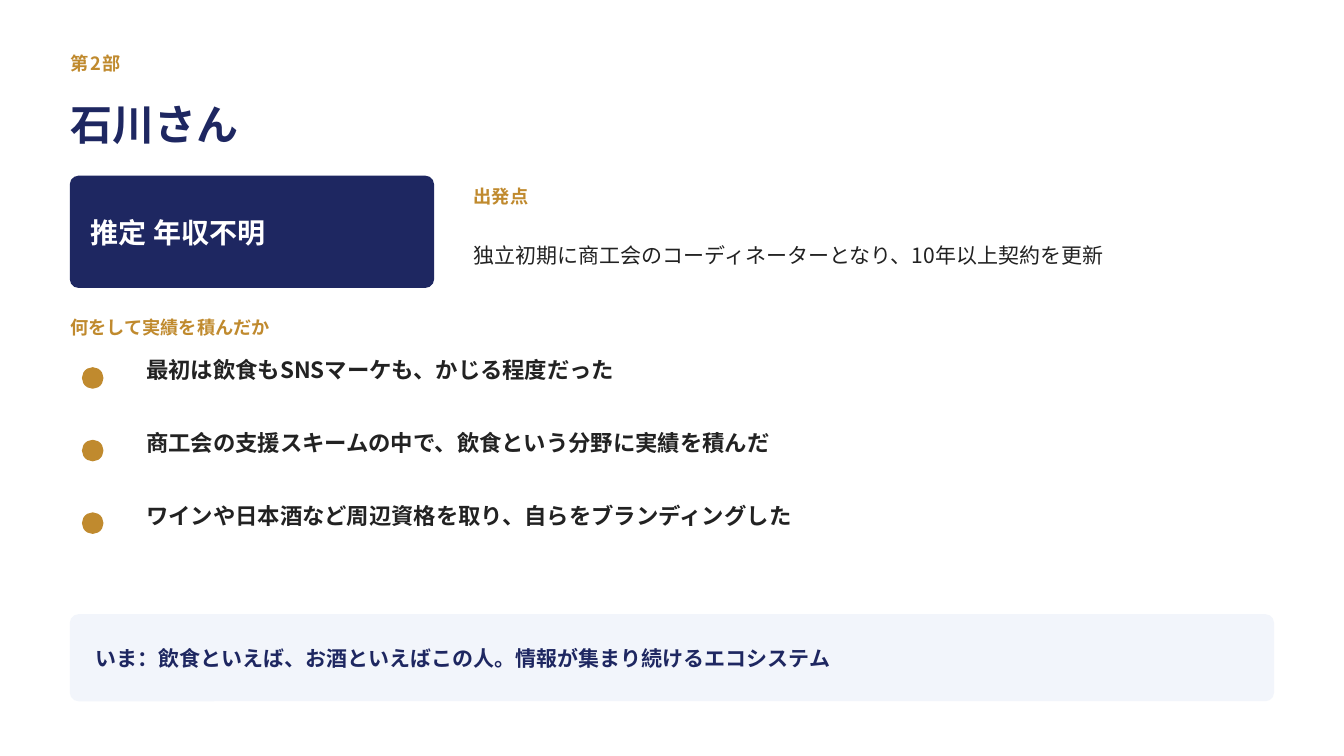
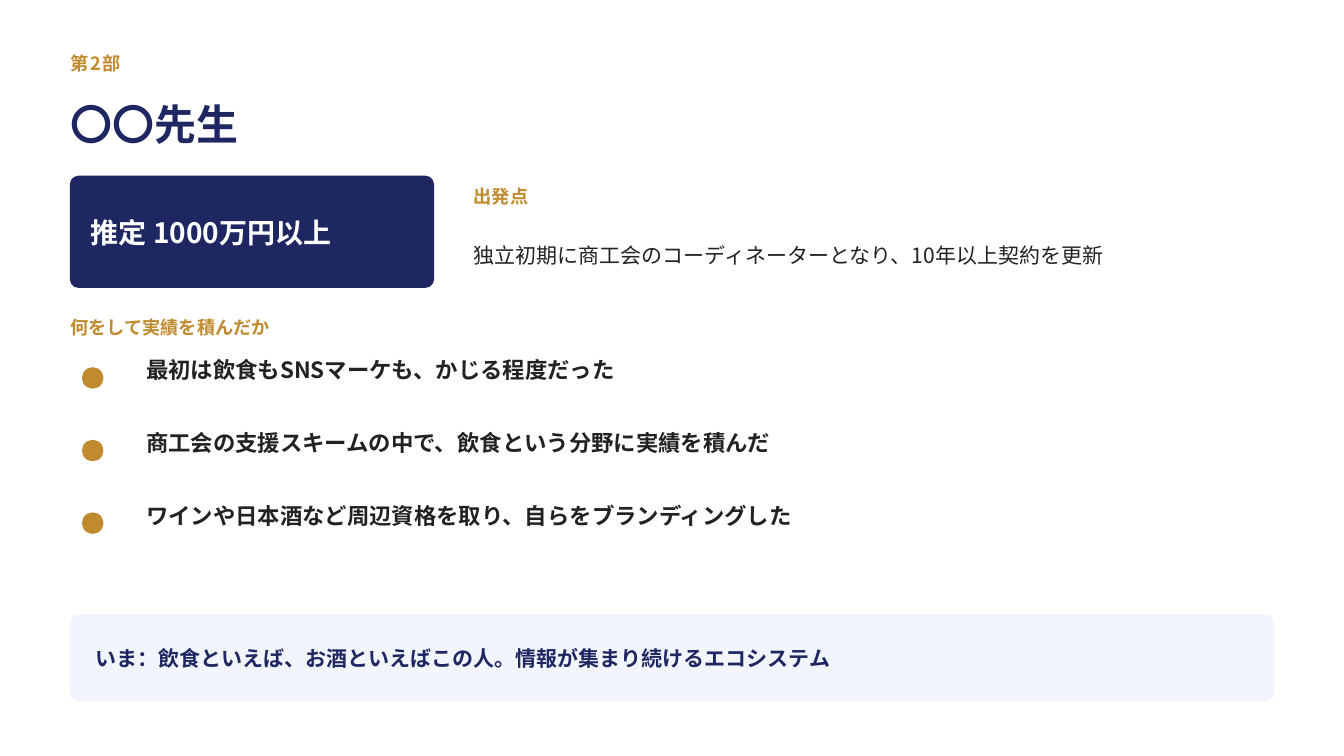
Before and after one commit to ahahi-biz/ahahi-hp, a slide deck: slide 18 of docs/lecture-johoku-procon.pptx (slide 15 before the commit). Drawn at 1344x756 pixels with LibreOffice and Linux fonts; fonts in the diff are those of the drawing. Boxes give left, top, right and bottom in pixels: in the first picture for what was removed or moved away, otherwise in the second. Text is boxed around its words. In the diff, an @@ line names an element or a change of style, - is before the commit and + after.

```diff
--- a/docs/lecture-johoku-procon.pptx
+++ b/docs/lecture-johoku-procon.pptx
@@ text at box(71, 104, 239, 144): text changed @@
-石川さん
+〇〇先生
@@ text at box(91, 219, 331, 246): text changed @@
-推定 年収不明
+推定 1000万円以上
```
Also in this commit, not shown: 25 other slides changed, 18 slides added, 5 slides removed, 3 other files.
